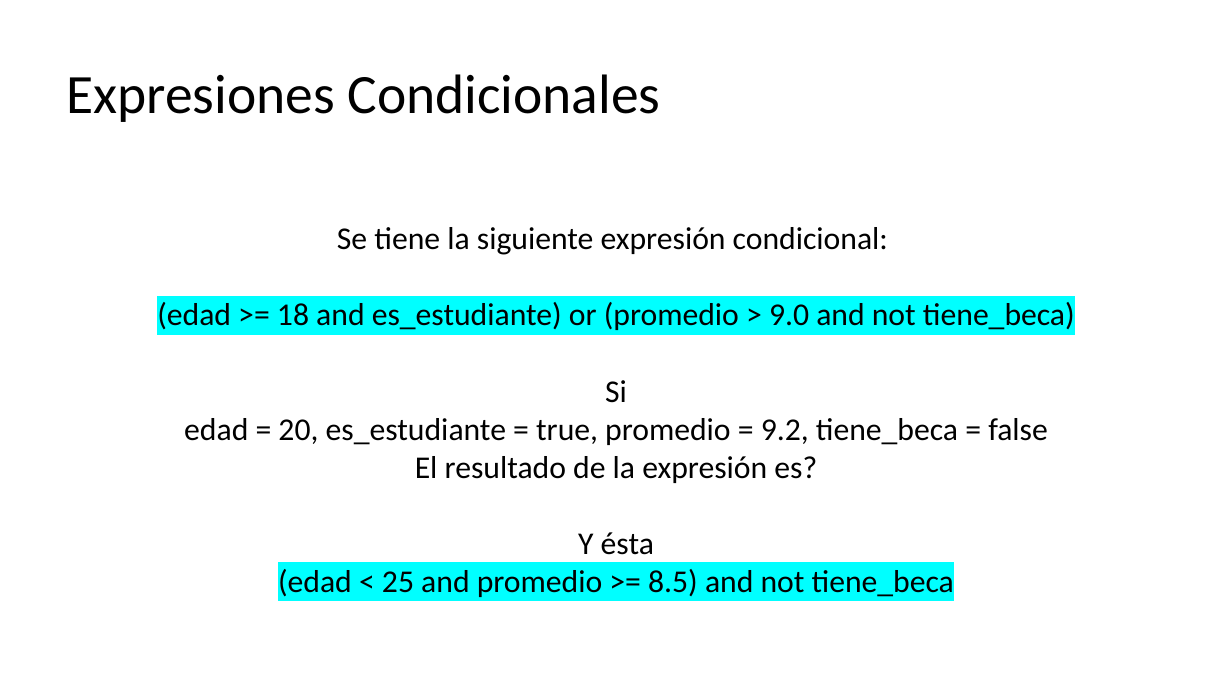
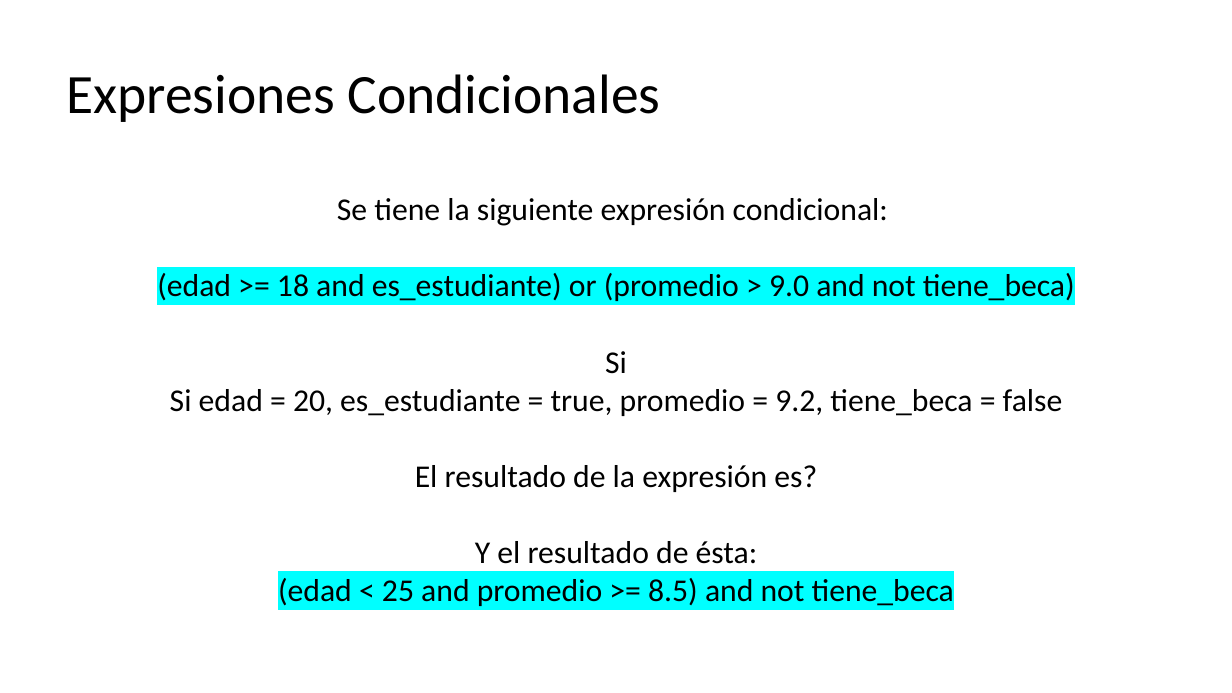
Before and after one commit to CesarLopez-Profe/Fundamentos_Python, a slide deck: slide 22 of Slides/2_Estruc_Ctrl_Condic.pptx. Drawn at 1232x693 pixels with LibreOffice and Linux fonts; fonts in the diff are those of the drawing; background and template pictures are left out. Boxes give left, top, right and bottom in pixels: in the first picture for what was removed or moved away, otherwise in the second. Text is boxed around its words. In the diff, an @@ line names an element or a change of style, - is before the commit and + after.

```diff
--- a/Slides/2_Estruc_Ctrl_Condic.pptx
+++ b/Slides/2_Estruc_Ctrl_Condic.pptx
@@ text "Se tiene la siguiente expresión ..." moved from (x1=157, y1=227, x2=1075, y2=597) to (x1=157, y1=198, x2=1075, y2=606) @@
@@ text at (x1=170, y1=389, x2=1063, y2=416): text changed @@
-edad = 20, es_estudiante = true, promedio = 9.2, tiene_beca = false
+Si edad = 20, es_estudiante = true, promedio = 9.2, tiene_beca = false
@@ text at (x1=475, y1=541, x2=758, y2=564): text changed @@
-Y ésta
+Y el resultado de ésta:
```
Also in this commit, not shown: 10 other slides changed, 1 other file.
